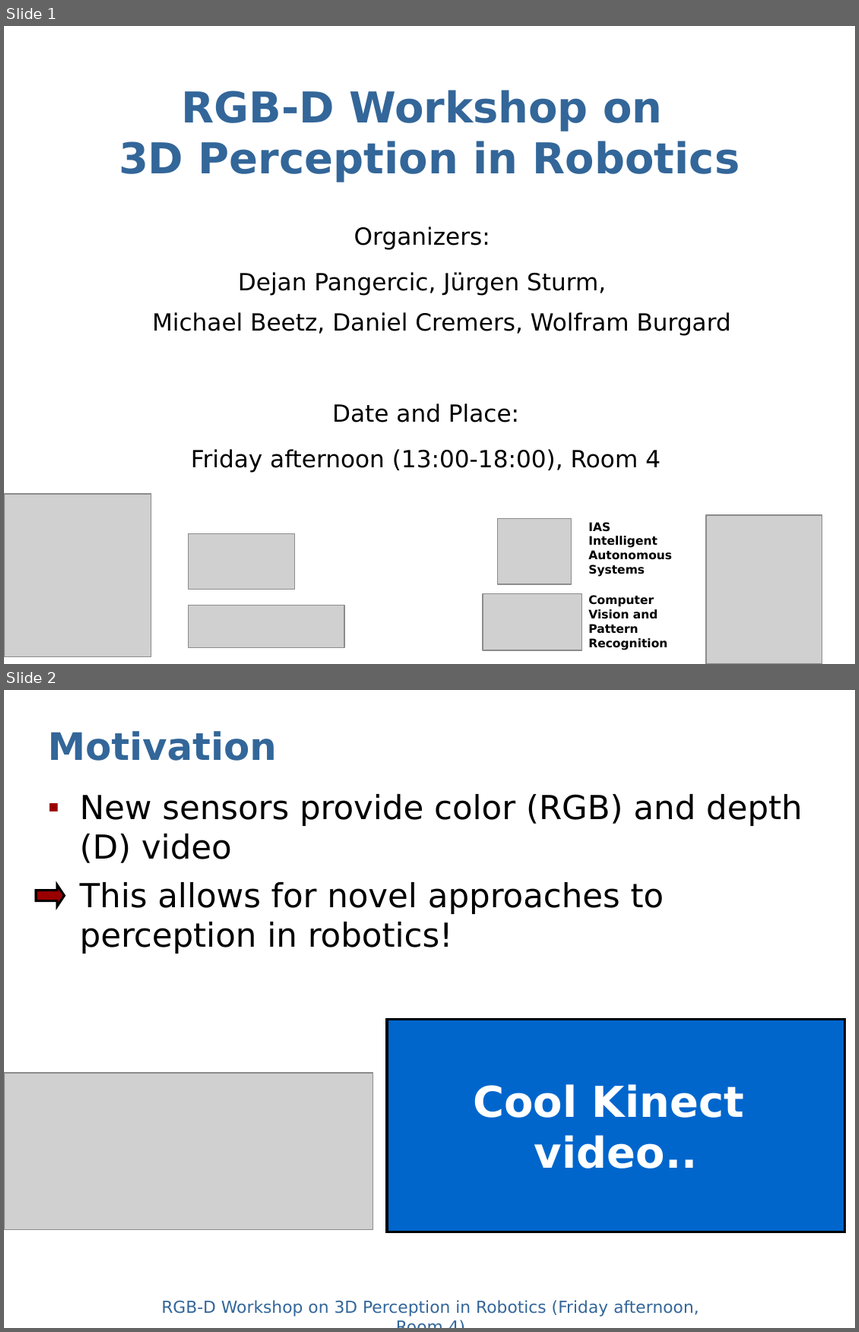
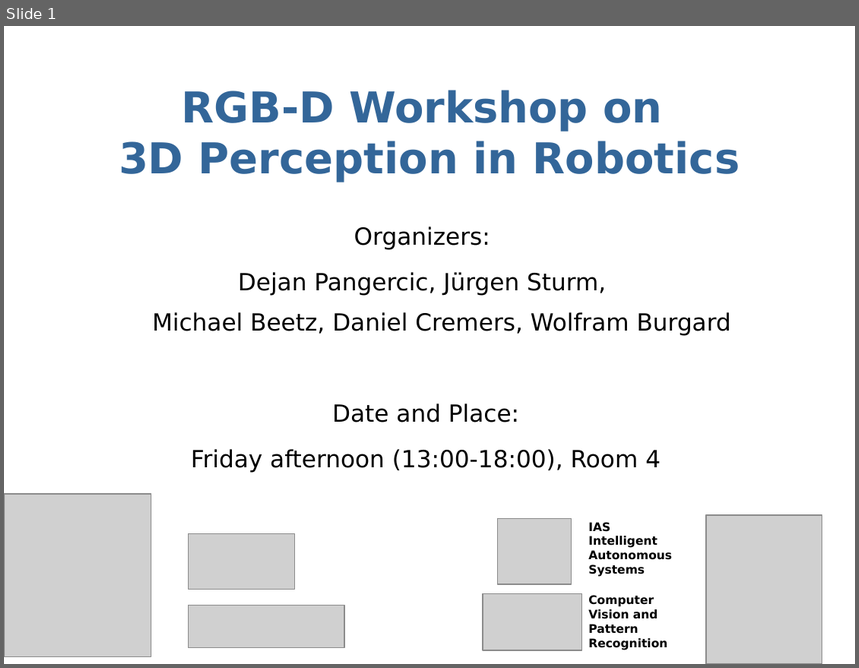
Before and after one commit to dejanpan/rgbd2011, a slide deck: presentations/sturm11rgbd-discussion.ppt. Shown one above the other, each under a label of ours: slides 1 and 2 before the commit, slide 1 after it. The pictures are 859x1332 and 859x668 pixels, drawn with LibreOffice and Linux fonts; fonts in the diff are those of the drawing; grey boxes stand for pictures. Boxes give left, top, right and bottom in pixels: in the first picture for what was removed or moved away, otherwise in the second. Text is boxed around its words. In the diff, an @@ line names an element or a change of style, - is before the commit and + after.

```diff
--- a/presentations/sturm11rgbd-discussion.ppt
+++ b/presentations/sturm11rgbd-discussion.ppt
@@ slide 2 removed at <box>4,690,855,1328</box>, background #FFFFFF @@
@@ title removed at <box>48,731,277,761</box> @@
-Motivation
@@ text removed at <box>80,794,803,954</box> @@
-▪ New sensors provide color (RGB) and depth (D) video
-▪ This allows for novel approaches to perception in robotics!
@@ right arrow removed at <box>37,885,65,906</box> @@
@@ rectangle removed at <box>387,1019,845,1232</box> @@
-Cool Kinect
-video..
@@ picture removed at <box>4,1073,373,1230</box> @@
@@ text removed at <box>161,1300,699,1317</box> @@
-RGB-D Workshop on 3D Perception in Robotics (Friday afternoon, Room 4)
```
Also in this commit, not shown: 4 slides added, 1 other slide removed, 1 other file.
